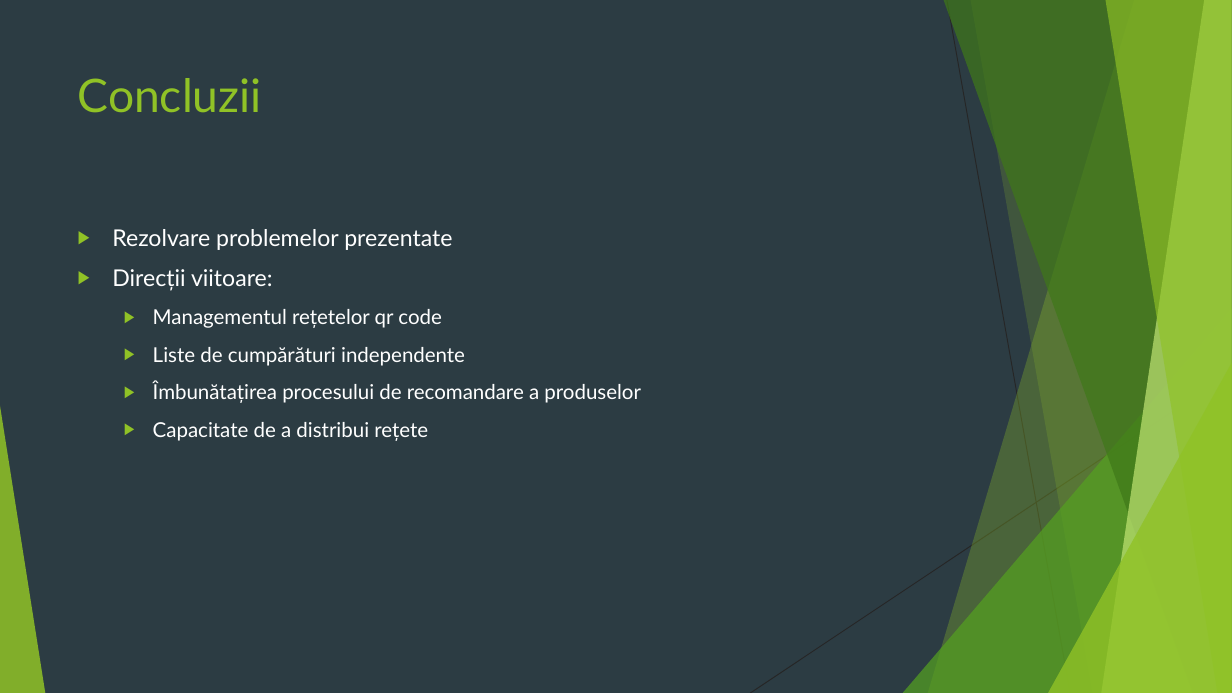
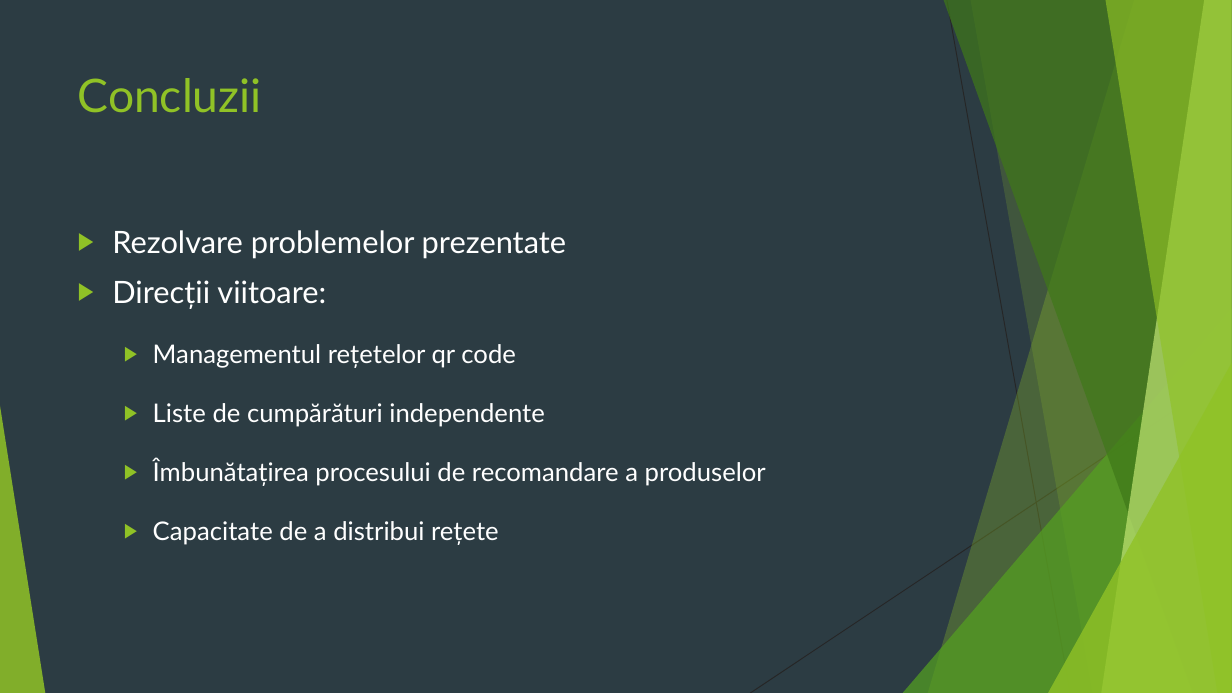
Before and after one commit to Samiicu/lucrareLicentaInformatica2020, a slide deck: slide 31 of Licenta2020BocicuSamuelEmanuel/prezentareLicenta.pptx (slide 32 before the commit). Drawn at 1232x693 pixels with LibreOffice and Linux fonts; fonts in the diff are those of the drawing. Boxes give left, top, right and bottom in pixels: in the first picture for what was removed or moved away, otherwise in the second. Text is boxed around its words. In the diff, an @@ line names an element or a change of style, - is before the commit and + after.

```diff
--- a/Licenta2020BocicuSamuelEmanuel/prezentareLicenta.pptx
+++ b/Licenta2020BocicuSamuelEmanuel/prezentareLicenta.pptx
@@ text "Rezolvare problemelor prezentate" at <box>112,230,766,545</box>: size 18 to 24 pt in "Rezolvare problemelor prezentate", "Direcții viitoare:"; size 16 to 20 pt in "Managementul rețetelor qr code", "Liste de cumpărături independente", "Îmbunătațirea procesului de recomandare a produselor", "Capacitate de a distribui rețete"; line spacing 1 to 1.5 @@
```
Also in this commit, not shown: 1 slide removed.
